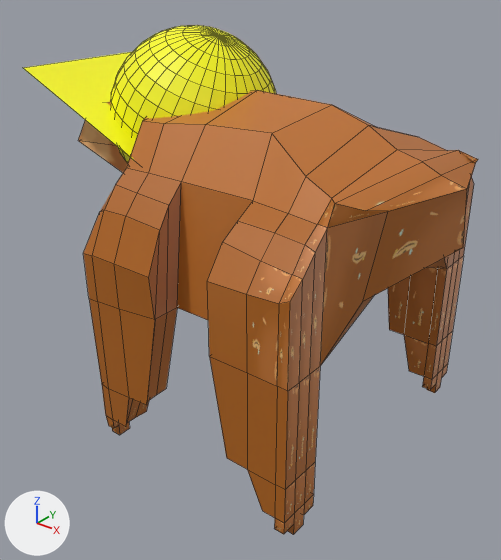
Before and after pictures for a commit that changed the FBX model SlothWars/Assets/Resources/3D Models/sloth_tank.fbx.
Rendered twice from a camera (50 mm lens) standing at (0.0332, -0.0423, 0.0428) and looking at (-0.0013, 0.0008, 0.0161). The axes (+X, +Y, +Z) are drawn at lower left. The lights are the same throughout. Mesh edges are drawn as thin lines. Where no turn or scale is listed for an object, it has been applied to the vertices.
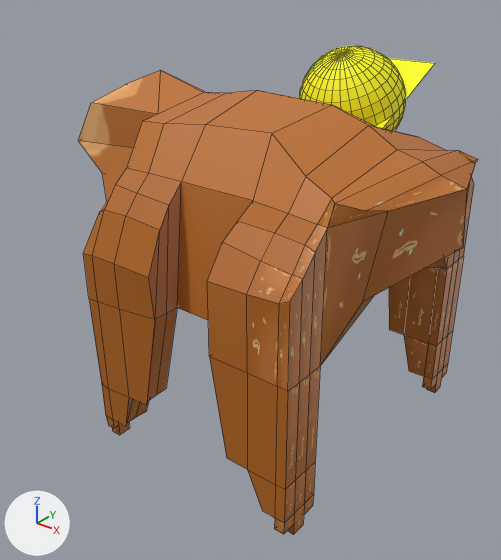
The newer file is also turned or shifted as a whole; pictures and numbers use the older file's frame.

What differs and where, as boxes (x1, y1, x2, y2) in the pictures (501 x 560 px; the box of a moved part takes in the faces that stretch with it):
'Cube', reshaped (12% narrower, 9% shorter): before (24, 25, 478, 535); after (78, 70, 478, 535)
'Sphere', added (yellow): after (299, 45, 435, 131)
part 1 of me_cube, deleted (yellow): before (110, 25, 276, 163)
part 2 of me_cube, deleted (yellow): before (24, 52, 136, 161)
part 3 of me_cube, moved or reshaped: before (78, 101, 148, 146); after (78, 70, 205, 148)
part 4 of me_cube, moved or reshaped: before (388, 277, 410, 335); after (389, 277, 410, 335)
part 5 of me_cube, moved or reshaped: before (79, 141, 128, 173); after (79, 141, 133, 200)

The change in detail:
Material 'None__gorra_png' (mat_none__gorra_png) is new.
Its texture is img_gorra_png.
Its roughness is 0.649.
me_cube is used by ob_cube; location (0.0, 0.00306, 0.0); rotation (0.0, 0.0, 1.571), in degrees (0, 0, 90); scale (-0.01, -0.01, -0.01).
Verts and faces of me_cube; kept vertices keep their numbers, new ones are numbered from 800.
Before the commit, vertices of me_cube: 7 (0.61, -0.76, -3.12), 26 (0.17, -1.17, -3.32).
Before the commit, vertices of me_cube: 8 (-0.85, -0.12, -1.72), 9 (-0.85, 0.62, -1.71).
Before the commit, vertices of me_cube: 33 (0.62, -1.03, -2.39).
me_cube had 800 vertices, 825 faces and spanned x -1.21..1.52, y -1.93..1.69, z -3.67..-0.3.
me_cube now has 314 vertices, 312 faces and spans x -1.21..1.52, y -1.88..1.69, z -3.29..-0.3.
me_cube part 1: the loose piece of 482 vertices spanning x -0.63..0.83, y -1.57..-0.12, z -3.67..-2.21 is deleted.
me_cube part 2: the loose piece of 4 vertices spanning x -0.74..1.02, y -1.93..-0.1, z -3.34..-2.54 is deleted.
Part 3, on me_cube:
Vertex 7 moves to (0.61, -0.76, -3.04), pixel (158, 114).
Vertex 26 moves to (0.17, -1.17, -3.29), pixel (160, 70).
Part 4, on me_cube:
Vertex 8 moves to (-0.85, -0.12, -2.02).
Vertex 9 moves to (-0.85, 0.62, -1.98).
Part 5, on me_cube:
Vertex 33 moves to (0.64, -1.5, -2.41), pixel (102, 173).
me_cube no longer uses material mat_material__gorra (picture img_gorra_png).
Mesh me_sphere is new.
It has 486 vertices, 513 faces and spans x -0.00469..0.00471, y -0.00468..0.00619, z -0.00468..0.00468.
It uses material mat_none__gorra_png (picture img_gorra_png).
Object 'Sphere' (ob_sphere) is new; it shows me_sphere.
Its location is (0.00108, 0.0123, 0.03014).
